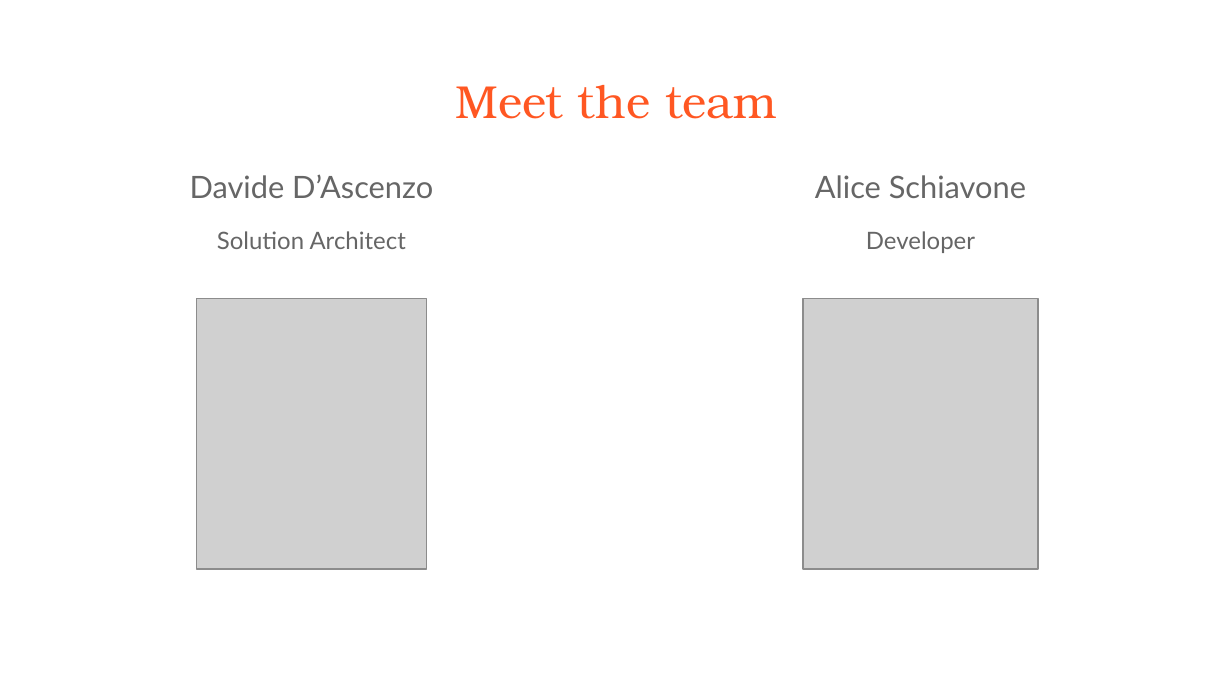
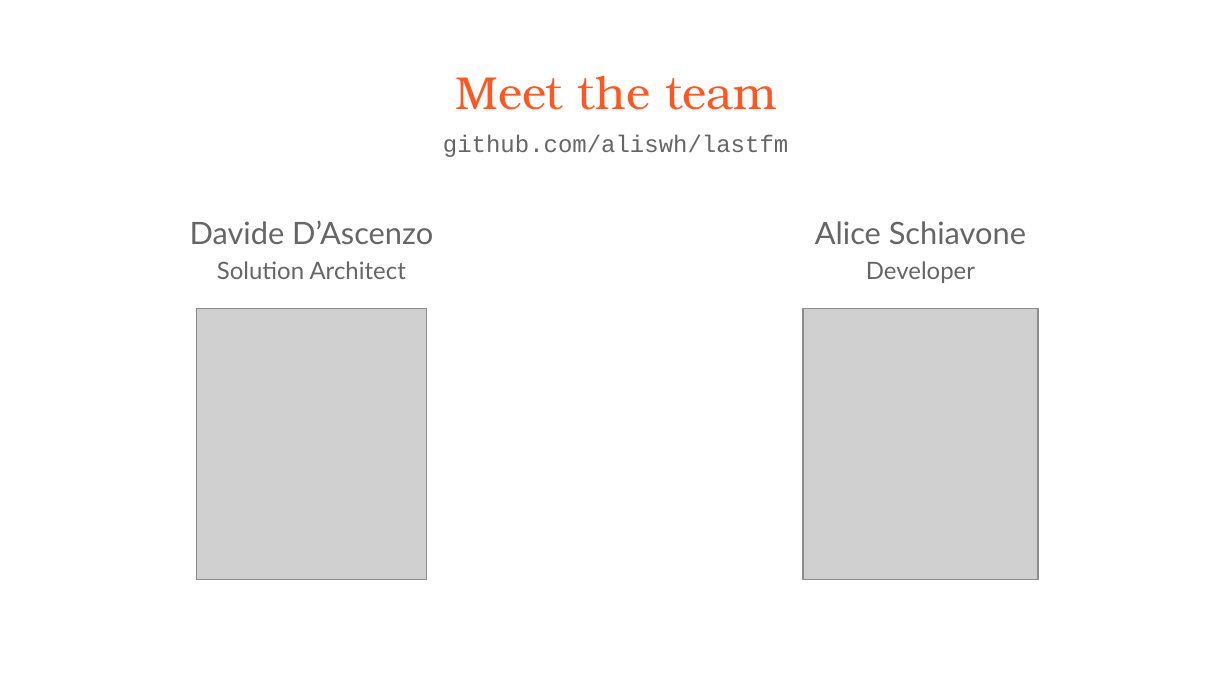
Before and after one commit to aliswh/lastfm, a slide deck: slide 3 of presentazione.pptx. Drawn at 1232x693 pixels with LibreOffice and Linux fonts; fonts in the diff are those of the drawing; grey boxes stand for pictures. Boxes give left, top, right and bottom in pixels: in the first picture for what was removed or moved away, otherwise in the second. Text is boxed around its words. In the diff, an @@ line names an element or a change of style, - is before the commit and + after.

```diff
--- a/presentazione.pptx
+++ b/presentazione.pptx
@@ title "Meet the team": place and size @@
-title "Meet the team" at box(456, 85, 776, 119)
+title "Meet the team" at box(456, 76, 776, 110)
@@ text added at box(443, 134, 788, 157), 14 pt, text #666666 @@
+github.com/aliswh/lastfm
@@ text "Davide D’Ascenzo": place and size @@
-text "Davide D’Ascenzo" at box(190, 174, 433, 249)
+text "Davide D’Ascenzo" at box(190, 220, 433, 279)
@@ text "Davide D’Ascenzo" at box(190, 220, 433, 279): line spacing 1 to 1.15; less space between paragraphs @@
@@ text "Alice Schiavone": place and size @@
-text "Alice Schiavone" at box(815, 175, 1026, 253)
+text "Alice Schiavone" at box(815, 221, 1026, 283)
@@ text "Alice Schiavone" at box(815, 221, 1026, 283): line spacing 1 to 1.15; less space between paragraphs @@
@@ picture: place and size @@
-picture at box(196, 298, 426, 569)
+picture at box(196, 309, 426, 580)
@@ picture: place and size @@
-picture at box(803, 298, 1039, 569)
+picture at box(803, 309, 1039, 580)
```
Also in this commit, not shown: 4 other slides changed, 7 slides added, 5 slides removed, 2 other files.
